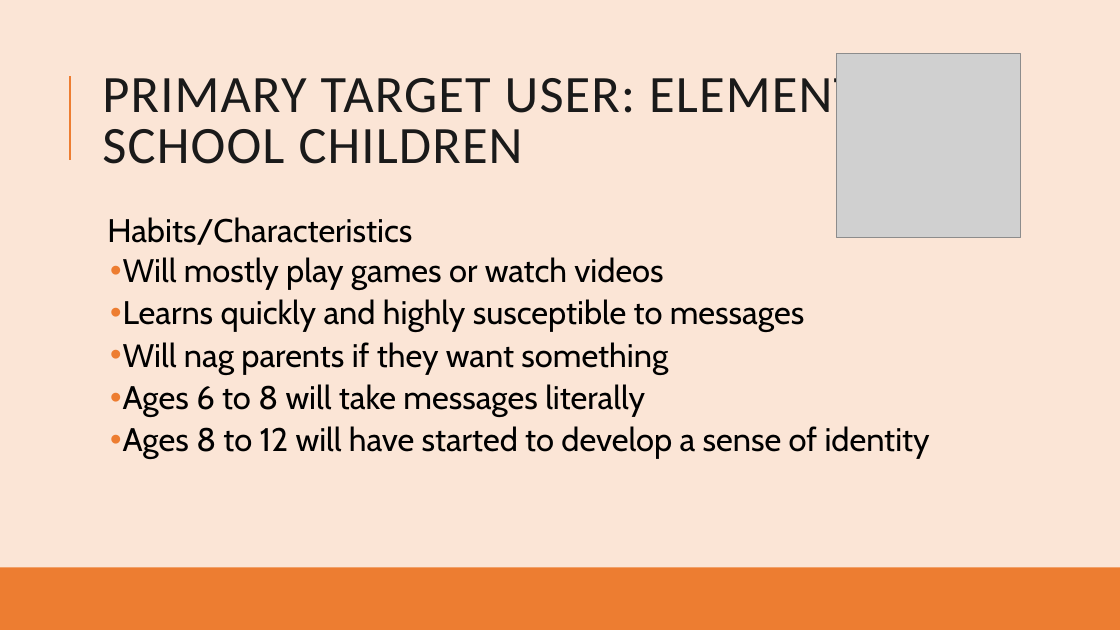
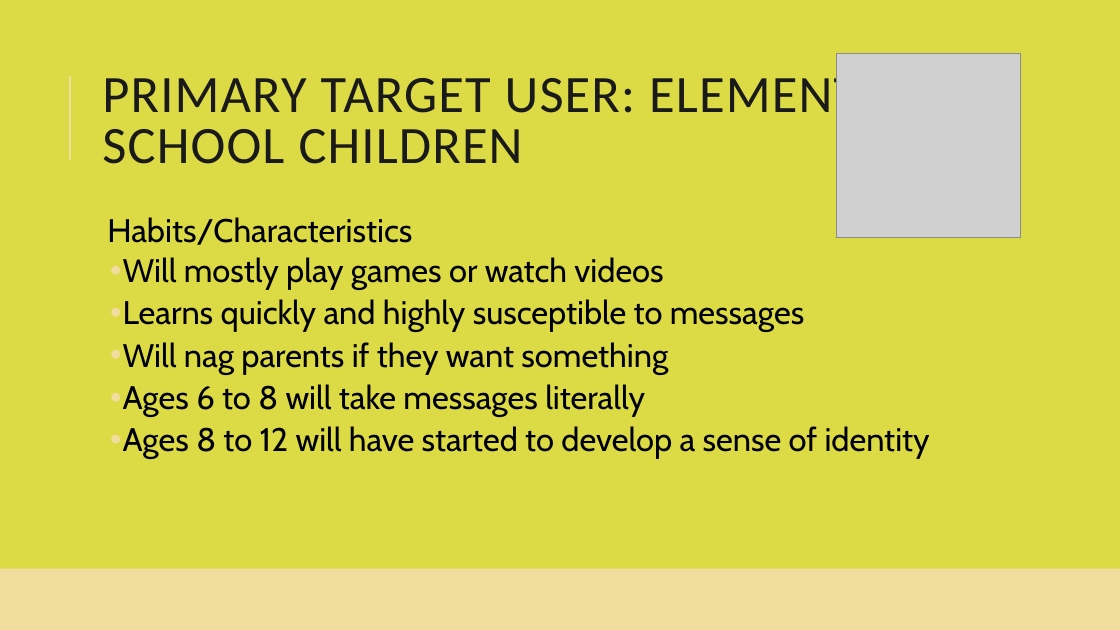
Before and after one commit to smiyaoka/forkPotatoDOC, a slide deck: slide 3 of ForkandPotatoUI.pptx. Drawn at 1120x630 pixels with LibreOffice and Linux fonts; fonts in the diff are those of the drawing; grey boxes stand for pictures. Boxes give left, top, right and bottom in pixels: in the first picture for what was removed or moved away, otherwise in the second. Text is boxed around its words. In the diff, an @@ line names an element or a change of style, - is before the commit and + after.

```diff
--- a/ForkandPotatoUI.pptx
+++ b/ForkandPotatoUI.pptx
@@ background #FBE5D6 to #DCDB45 @@
@@ line (70, 160) - (70, 76): stroke #ED7D31 1.5 pt to #F1DD9E 1.5 pt @@
@@ text "Habits/Characteristics" at [107,217,930,459]: bullet colour #ED7D31 to #F1DD9E @@
@@ rectangle at [0,569,1120,630]: fill #ED7D31 to #F1DD9E @@
```
Also in this commit, not shown: 7 other slides changed, 4 slides added, 2 slides removed.
